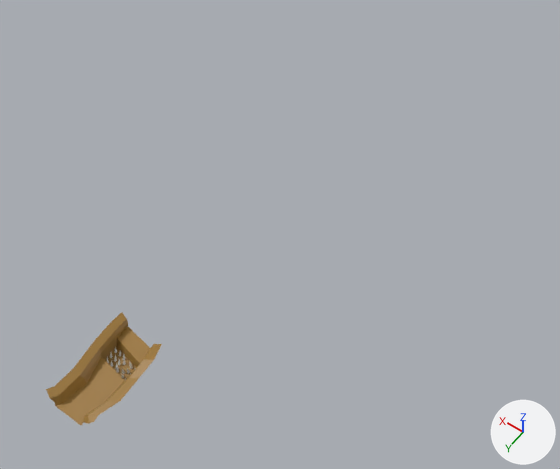
An edit to the FBX model GMTK2025/Assets/GMTK2025/Models/spikeCaveEntrance.fbx, drawn before and after from the same camera.
Both versions are drawn from a camera (50 mm lens) standing at (-74.7, 33.9, 148.5) and looking at (-11.5, -54.5, 9.5). Arrows for +X, +Y and +Z are at lower right; the lights stay in place. Where no turn or scale is listed for an object, it has been applied to the vertices. Vertices at the same position are counted once.

Objects in the first picture: 'Entrance'.
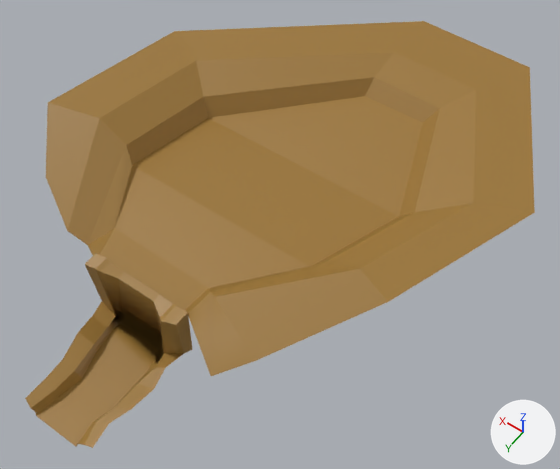
Edits to the scene script, one JSON object a line:
```json
{"block": "me_cube_001", "where": "# used by ob_entrance; location = (0.0, 0.0, 0.0)"}
{"op": "remove", "block": "me_cube_001", "code": "me_cube_001.from_pydata(...)  # 52 vertices, 39 faces; spans x -7.0..7.3, y -20.8..3.1, z -2.3..4.1"}
{"op": "add", "block": "me_cube_001", "code": "me_cube_001.from_pydata(...)  # 72 vertices, 65 faces; spans x -12.3..13.6, y -23.0..6.9, z -0.1..18.9"}
{"block": "me_cube_001", "change": "me_cube_001 part 1: the whole mesh is rebuilt"}
{"op": "add", "block": "me_cube_002", "code": ["me_cube_002 = bpy.data.meshes.new('Cube.002')", "me_cube_002.from_pydata(...)  # 37 vertices, 28 faces; spans x -57.8..44.8, y -119.6..-14.9, z 13.6..28.3", "me_cube_002.materials.append(mat_brown)  # brown #9d7735"]}
{"op": "add", "block": "ob_entrance_001", "code": ["ob_entrance_001 = bpy.data.objects.new('Entrance.001', me_cube_002)", "ob_entrance_001.location = (0.0, 0.0, 0.0)"]}
```

Where the change shows, as pixel boxes [x1, y1, x2, y2] in the pictures (560 x 469 px):
```json
{"object": "Entrance.001", "change": "added", "after": [46, 21, 535, 376], "on screen": "brown"}
{"object": "Entrance", "change": "reshaped", "before": [46, 312, 162, 425], "after": [25, 253, 192, 448], "on screen": "44% wider, 72% taller"}
```
